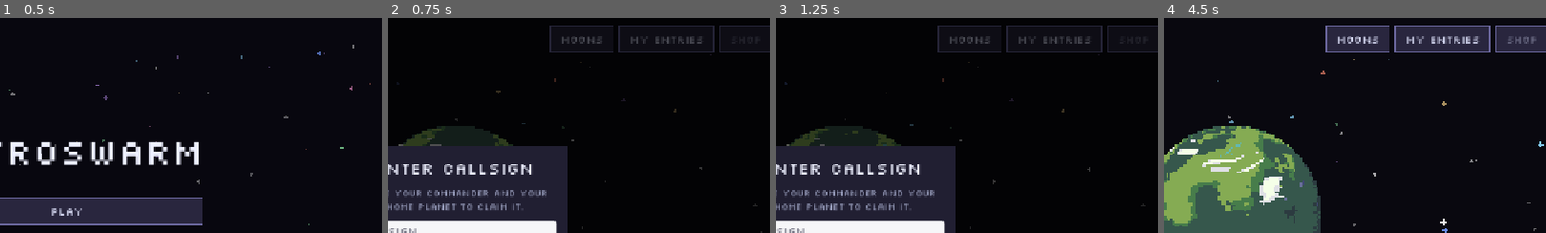
Above: before the commit, frames 1-4 (left to right).
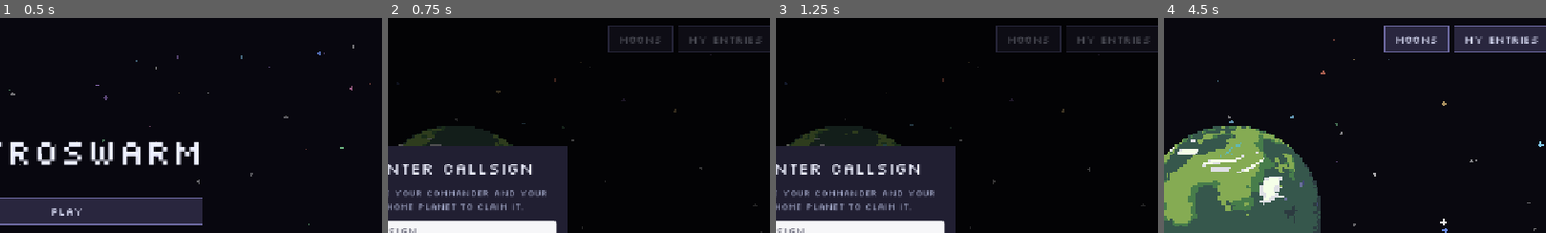
Above: after the commit, the same moments.

Repository: GMU-ASRC/astro-swarm
Game: Godot game, scene res://levels/menus/HomeScene.tscn
Same seed, same stepped clock (60 frames per second), same inputs: the game is played once before the commit and once after it.
Inputs (mouse positions are % of the whole screen's width and height, from its top left):
- Up to frame 1 (0.5 s): no input
- Up to frame 2 (0.75 s): click "Play" at 0.5 s
- Up to frame 3 (1.25 s): no input
- Up to frame 4 (4.5 s): click (50, 50) at 1.27 s; type "Alex" at 1.35 s; click (50, 57) at 1.5 s; type "Alex" at 1.58 s; click "Play" at 2 s; click "Play" at 2.75 s; click "CONFIRM" at 3.5 s; click "SKIP" at 4.25 s
The pictures show only the part of the screen within x 41-91%, y 0-50%; the shares and areas given below are measured in that part.

Frame 1 is identical in both runs. In frame 2, 1.2% of the frame differs, in the area x 42-98%, y 3-16%; in frame 3, 1.2%; in frame 4, 3.4%.

Commit message:
Remove shop button from player base

Diff:
--- a/levels/menus/PlayerBaseScene.gd
+++ b/levels/menus/PlayerBaseScene.gd
@@ -21,7 +21,6 @@
 @onready var game_mode_btn: Button = $GameModeButton
 @onready var moons_btn: Button = $HUD/Navbar/MoonsButton
 @onready var entries_btn: Button = $HUD/Navbar/EntriesButton
-@onready var shop_btn: Button = $HUD/Navbar/ShopButton
 @onready var modal: Control = $UsernameModal
 @onready var name_edit: LineEdit = $UsernameModal/Panel/Margin/VBox/NameEdit
 @onready var planet_edit: LineEdit = $UsernameModal/Panel/Margin/VBox/PlanetEdit
@@ -34,7 +33,6 @@
 	{"id": "demo",        "label": "Demo",         "scene": "res://levels/modes/demo/DemoScene.tscn", "dev_only": true},
 ]
 
-const MARKET_PANEL := preload("res://levels/components/MarketPanel.gd")
 
 const C_COIN := Color(1.0, 0.88, 0.40, 1.0)
 const USERNAME_HOVER_COLOR := Color(0.451, 0.616, 1.0, 1.0)
@@ -62,7 +60,6 @@
 	moons_btn.pressed.connect(func(): get_tree().change_scene_to_file("res://levels/menus/moons/MoonsScene.tscn"))
 	entries_btn.pressed.connect(func(): get_tree().change_scene_to_file("res://levels/menus/PlayerEntriesScene.tscn"))
 	_make_username_open_astro_id()
-	shop_btn.disabled = true
 	game_mode_btn.pressed.connect(_on_game_mode_btn)
 	_game_modes = _available_game_modes()
 	_setup_mode_popup()
@@ -301,18 +298,8 @@
 	_refresh_mode_ui()
 
 func _refresh_mode_ui():
-	shop_btn.text = "Shop"
 	coin_label.text = str(PlayerData.coins)
 	coin_label.add_theme_color_override("font_color", C_COIN)
 
-func _on_shop():
-	if PlayerData.game_mode == "levels":
-		var panel := MARKET_PANEL.new()
-		add_child(panel)
-		panel.closed.connect(func(): shop_btn.disabled = false)
-		shop_btn.disabled = true
-	else:
-		print("Shop coming soon")
-
 func _on_find_match():
 	get_tree().change_scene_to_file(_game_modes[_mode_index].scene)
--- a/levels/menus/PlayerBaseScene.tscn
+++ b/levels/menus/PlayerBaseScene.tscn
@@ -120,11 +120,6 @@
 layout_mode = 2
 focus_mode = 0
 text = "My Entries"
-
-[node name="ShopButton" type="Button" parent="HUD/Navbar"]
-layout_mode = 2
-focus_mode = 0
-text = "Shop"
 
 [node name="Spacer" type="Control" parent="HUD/Navbar"]
 custom_minimum_size = Vector2(16, 0)
